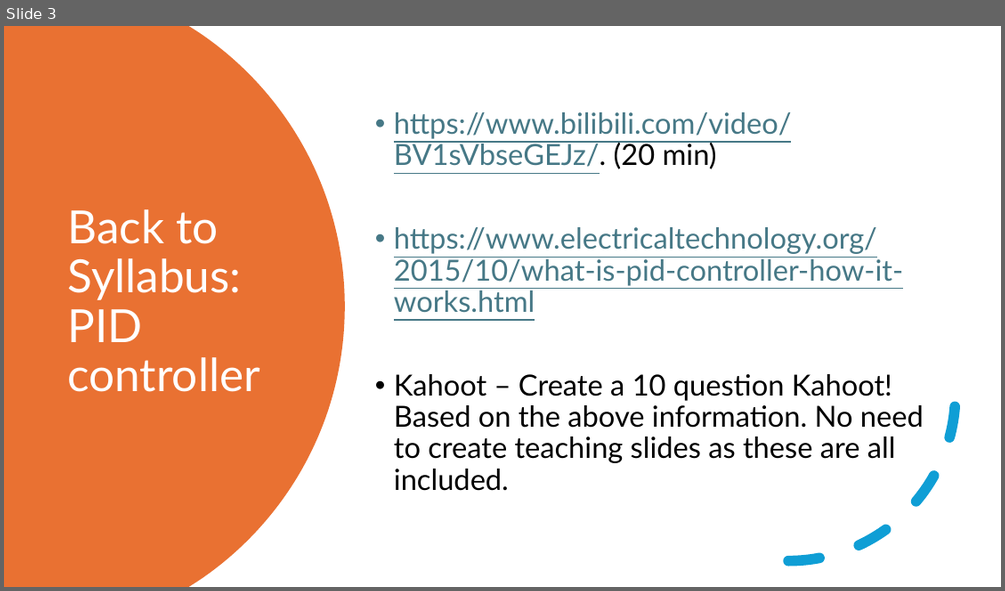
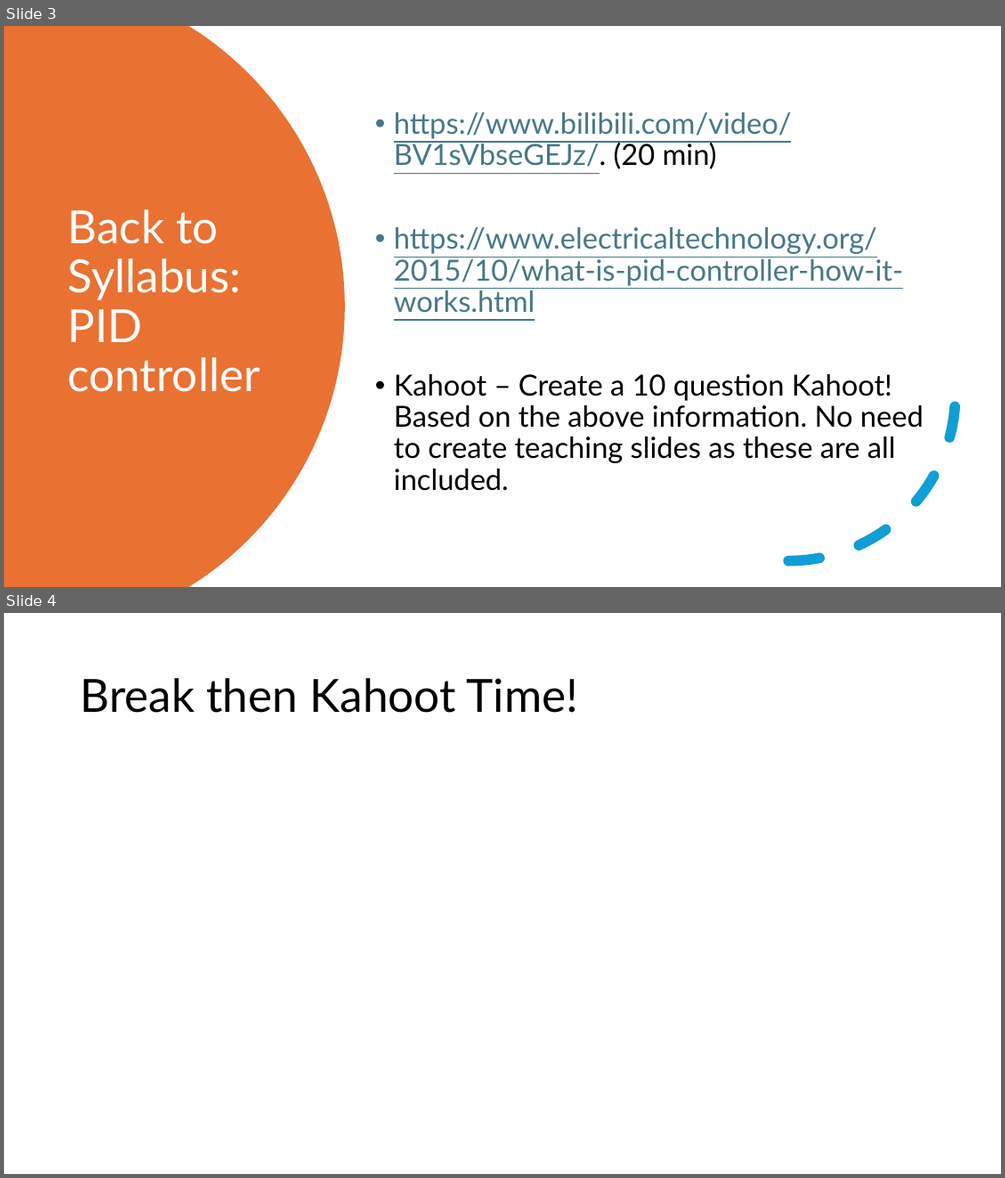
Before and after one commit to JLNU-EETC3433/courseware, a slide deck: 20241106-lesson8.pptx. Shown one above the other, each under a label of ours: slide 3 before the commit, slides 3 and 4 after it. The pictures are 1005x591 and 1005x1178 pixels, drawn with LibreOffice and Linux fonts; fonts in the diff are those of the drawing. Boxes give left, top, right and bottom in pixels: in the first picture for what was removed or moved away, otherwise in the second. Text is boxed around its words. In the diff, an @@ line names an element or a change of style, - is before the commit and + after.

```diff
--- a/20241106-lesson8.pptx
+++ b/20241106-lesson8.pptx
@@ slide 4 added at [4,613,1001,1174], background #FFFFFF @@
@@ title added at [80,678,579,713], 44 pt, text #000000 @@
+Break then Kahoot Time!
```
Also in this commit, not shown: 1 slide changed, 3 other files.
